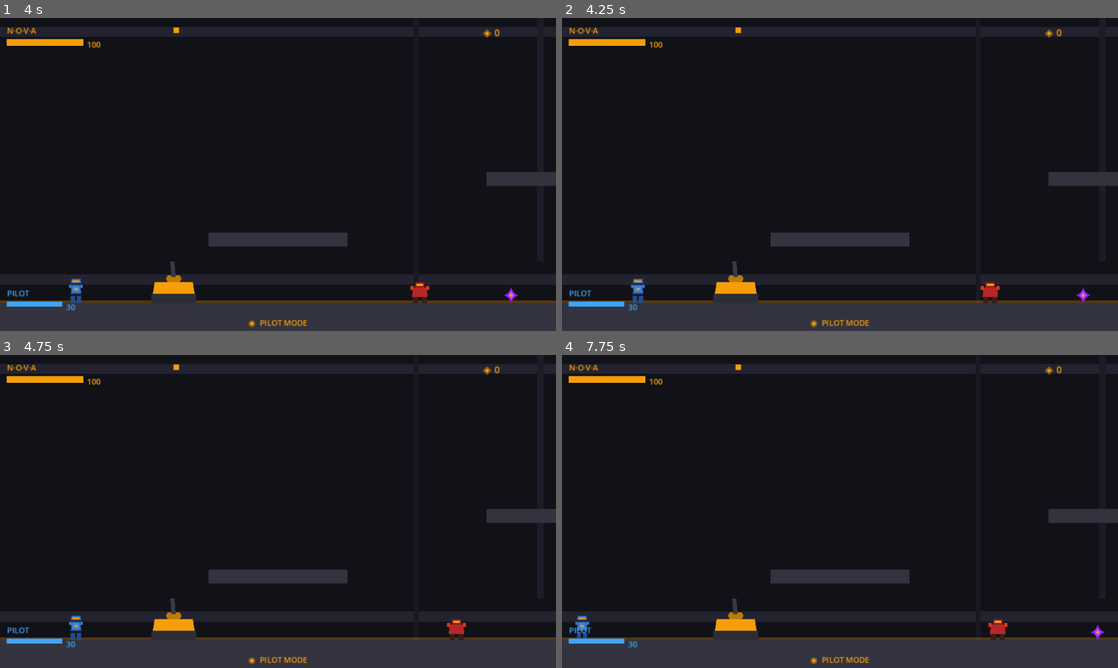
Above: before the commit, frames 1-4 (two rows, left to right).
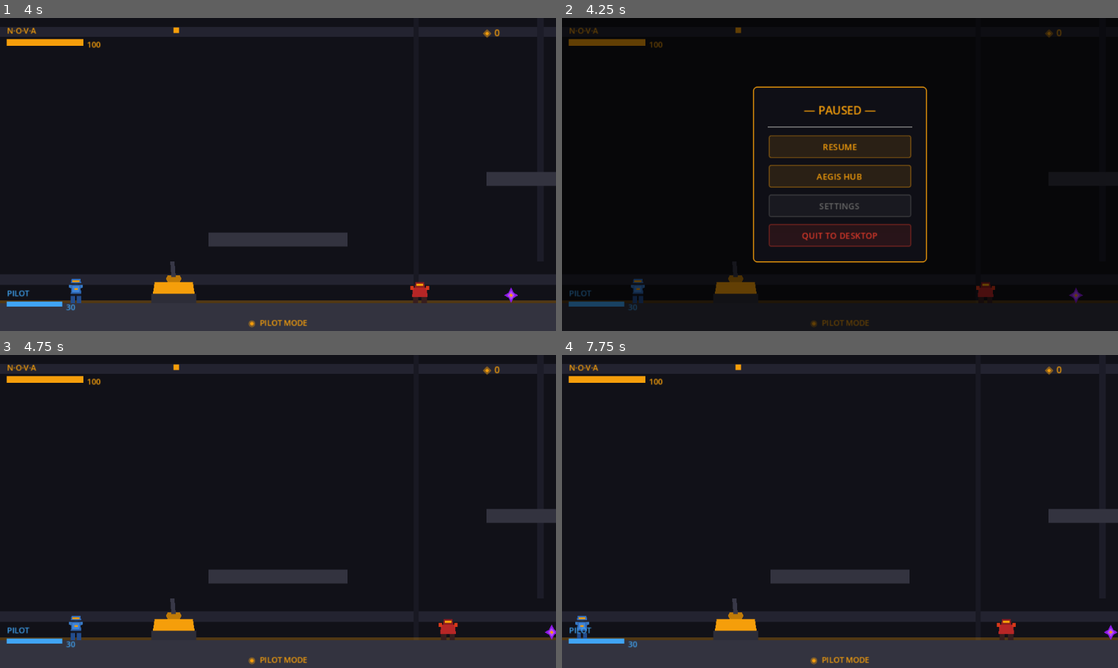
Above: after the commit, the same moments.

Repository: readycheck-studios/steeleternal
Game: Godot game, scene res://scenes/levels/Room_IW_A.tscn
The game is run twice, just before and just after one commit, with the same random seed, the same clock (stepped at 60 frames per second) and the same inputs.
Inputs (mouse positions are in pixels of both pictures, inside the frame that each line leads up to):
- Up to frame 1 (4 s): move the mouse to (400, 158) at 0.52 s; press the mouse at (400, 158) at 0.53 s; hold R (h_phase_right) 0.53-2.03 s; tap Space (p_jump) at 0.77, 1.52, 3.02, 3.77 s; move the mouse to (166, 190) at 1.27 s; release the mouse at (166, 190) at 1.28 s; tap E (p_interact) at 1.35 s; move the mouse to (333, 105) at 2.02 s; hold A (p_move_left) 2.03-2.78 s; hold Q (p_utility) 2.03-2.78 s; move the mouse to (250, 237) at 2.77 s; hold R (h_phase_right) from 2.78 s (still down); click (250, 237) at 2.85 s; move the mouse to (444, 221) at 3.52 s; hold E (p_interact) from 3.53 s (still down)
- Up to frame 2 (4.25 s): keep holding R (h_phase_right); keep holding E (p_interact); tap Escape (ui_cancel) at 4.15 s
- Up to frame 3 (4.75 s): release R (h_phase_right) at 4.25 s; release E (p_interact) at 4.25 s; click (278, 483) at 4.25 s, where only the run after the commit has a clickable "RESUME"
- Up to frame 4 (7.75 s): move the mouse to (673, 464) at 5.02 s; hold A (p_move_left) 5.03-5.78 s; tap Q (p_utility) at 5.1 s; tap Space (p_jump) at 5.27, 6.77, 7.52 s; move the mouse to (867, 511) at 5.77 s; press the mouse at (867, 511) at 5.78 s; hold R (h_phase_right) 5.78-6.53 s; move the mouse to (756, 433) at 6.52 s; release the mouse at (756, 433) at 6.53 s; hold A (p_move_left) from 6.53 s (still down); tap E (p_interact) at 6.6 s; move the mouse to (962, 495) at 7.27 s; hold Q (p_utility) from 7.28 s (still down)

Frame 1 is identical in both runs. In frame 2, 24% of the frame differs, in the area x 0-100%, y 2-100%; in frame 3, 0.3%; in frame 4, 0.3%.

Commit message:
feat: pause menu — Escape to pause, resume/hub/settings/quit
- pause_menu.gd: CanvasLayer (z=90) built in code; process_mode=ALWAYS
  so it receives input while the tree is paused
- Buttons: Resume (unpause), Aegis Hub (clear run → hub), Settings
  (placeholder label), Quit to Desktop
- Wired into HUD.tscn so it's present in every room automatically,
  absent from AegisHub (which doesn't instantiate the HUD)
- Escape also closes the menu (same ui_cancel action)

Co-Authored-By: Claude Sonnet 4.6 <noreply@anthropic.com>

Diff:
--- a/godot/scenes/ui/HUD.tscn
+++ b/godot/scenes/ui/HUD.tscn
@@ -1,7 +1,8 @@
-[gd_scene load_steps=4 format=3]
+[gd_scene load_steps=5 format=3]
 
 [ext_resource type="Script" path="res://scripts/ui/hud.gd" id="1_hud"]
 [ext_resource type="Shader" path="res://shaders/neural_glitch.gdshader" id="2_shader"]
+[ext_resource type="Script" path="res://scripts/ui/pause_menu.gd" id="3_pause"]
 
 [sub_resource type="ShaderMaterial" id="ShaderMaterial_glitch"]
 shader = ExtResource("2_shader")
@@ -123,6 +124,11 @@
 theme_override_colors/font_color = Color(0.8, 0.1, 0.1, 1.0)
 visible = false
 
+; ─── Pause Menu (Z = 90) — Escape to open/close ────────────────────────────
+[node name="PauseMenu" type="CanvasLayer" parent="."]
+layer = 90
+script = ExtResource("3_pause")
+
 ; ─── Glitch Overlay (Z = 100) ──────────────────────────────────────────────
 [node name="GlitchOverlay" type="CanvasLayer" parent="."]
 layer = 100
--- /dev/null
+++ b/godot/scripts/ui/pause_menu.gd
@@ -0,0 +1,148 @@
+# pause_menu.gd
+# Pause menu overlay. Escape toggles open/close.
+# process_mode = ALWAYS so it stays responsive while the tree is paused.
+# Sits on CanvasLayer 90 — above HUD (80), below glitch overlay (100).
+extends CanvasLayer
+
+const AMBER   := Color(0.961, 0.620, 0.043, 1.0)
+const GREY    := Color(0.40, 0.40, 0.40, 1.0)
+const RED_DIM := Color(0.85, 0.22, 0.16, 1.0)
+const DARK_BG := Color(0.055, 0.055, 0.075, 1.0)
+
+var _overlay: Control        # Root toggled to show/hide everything
+var _settings_label: Label   # Placeholder shown when Settings pressed
+
+
+func _ready() -> void:
+	process_mode = Node.PROCESS_MODE_ALWAYS
+	layer = 90
+	_build_ui()
+	_overlay.visible = false
+
+
+func _unhandled_input(event: InputEvent) -> void:
+	if event.is_action_pressed("ui_cancel"):
+		_toggle()
+		get_viewport().set_input_as_handled()
+
+
+func _toggle() -> void:
+	var opening := not _overlay.visible
+	_overlay.visible = opening
+	get_tree().paused = opening
+	if not opening and _settings_label:
+		_settings_label.visible = false  # Reset settings placeholder on close
+
+
+# ---------------------------------------------------------------------------
+# UI Construction
+# ---------------------------------------------------------------------------
+
+func _build_ui() -> void:
+	# Root control — toggled as one unit; blocks all game input while visible
+	_overlay = Control.new()
+	_overlay.set_anchors_and_offsets_preset(Control.PRESET_FULL_RECT)
+	_overlay.mouse_filter = Control.MOUSE_FILTER_STOP
+	add_child(_overlay)
+
+	# Dimmer behind the panel
+	var dim := ColorRect.new()
+	dim.set_anchors_and_offsets_preset(Control.PRESET_FULL_RECT)
+	dim.color = Color(0.0, 0.0, 0.0, 0.60)
+	dim.mouse_filter = Control.MOUSE_FILTER_IGNORE
+	_overlay.add_child(dim)
+
+	# Centred panel container
+	var center := CenterContainer.new()
+	center.set_anchors_and_offsets_preset(Control.PRESET_FULL_RECT)
+	_overlay.add_child(center)
+
+	var panel := PanelContainer.new()
+	panel.custom_minimum_size = Vector2(200, 0)
+	var sb := StyleBoxFlat.new()
+	sb.bg_color = Color(0.06, 0.06, 0.09, 0.97)
+	sb.border_color = AMBER
+	sb.set_border_width_all(1)
+	sb.set_corner_radius_all(4)
+	sb.set_content_margin_all(18)
+	panel.add_theme_stylebox_override("panel", sb)
+	center.add_child(panel)
+
+	var vbox := VBoxContainer.new()
+	vbox.add_theme_constant_override("separation", 8)
+	panel.add_child(vbox)
+
+	# Title
+	var title := Label.new()
+	title.text = "— PAUSED —"
+	title.horizontal_alignment = HORIZONTAL_ALIGNMENT_CENTER
+	title.add_theme_font_size_override("font_size", 13)
+	title.add_theme_color_override("font_color", AMBER)
+	vbox.add_child(title)
+
+	vbox.add_child(HSeparator.new())
+
+	_add_btn(vbox, "RESUME",          AMBER,   _on_resume_pressed)
+	_add_btn(vbox, "AEGIS HUB",       AMBER,   _on_hub_pressed)
+	_add_btn(vbox, "SETTINGS",        GREY,    _on_settings_pressed)
+	_add_btn(vbox, "QUIT TO DESKTOP", RED_DIM, _on_quit_pressed)
+
+	# Settings placeholder — shown when Settings is pressed
+	_settings_label = Label.new()
+	_settings_label.text = "SETTINGS — COMING SOON"
+	_settings_label.horizontal_alignment = HORIZONTAL_ALIGNMENT_CENTER
+	_settings_label.add_theme_font_size_override("font_size", 8)
+	_settings_label.add_theme_color_override("font_color", GREY)
+	_settings_label.visible = false
+	vbox.add_child(_settings_label)
+
+
+func _add_btn(parent: VBoxContainer, label: String, col: Color, cb: Callable) -> void:
+	var btn := Button.new()
+	btn.text = label
+	btn.add_theme_font_size_override("font_size", 10)
+	btn.add_theme_color_override("font_color", col)
+	# Normal: subtle border only; Hover/Pressed: filled
+	for state in ["normal", "focus"]:
+		var s := StyleBoxFlat.new()
+		s.bg_color = Color(col.r, col.g, col.b, 0.12)
+		s.border_color = Color(col.r, col.g, col.b, 0.50)
+		s.set_border_width_all(1)
+		s.set_corner_radius_all(2)
+		s.set_content_margin_all(6)
+		btn.add_theme_stylebox_override(state, s)
+	for state in ["hover", "pressed"]:
+		var s := StyleBoxFlat.new()
+		s.bg_color = Color(col.r, col.g, col.b, 0.30)
+		s.border_color = col
+		s.set_border_width_all(1)
+		s.set_corner_radius_all(2)
+		s.set_content_margin_all(6)
+		btn.add_theme_stylebox_override(state, s)
+	btn.pressed.connect(cb)
+	parent.add_child(btn)
+
+
+# ---------------------------------------------------------------------------
+# Button Handlers
+# ---------------------------------------------------------------------------
+
+func _on_resume_pressed() -> void:
+	_toggle()
+
+
+func _on_hub_pressed() -> void:
+	get_tree().paused = false
+	_overlay.visible = false
+	# Clear run state (voluntary exit — treated like a run end, no death penalty)
+	GameData.clear_run_state()
+	GameData.save_run_state()
+	RunManager.go_to_hub()
+
+
+func _on_settings_pressed() -> void:
+	_settings_label.visible = not _settings_label.visible
+
+
+func _on_quit_pressed() -> void:
+	get_tree().quit()
